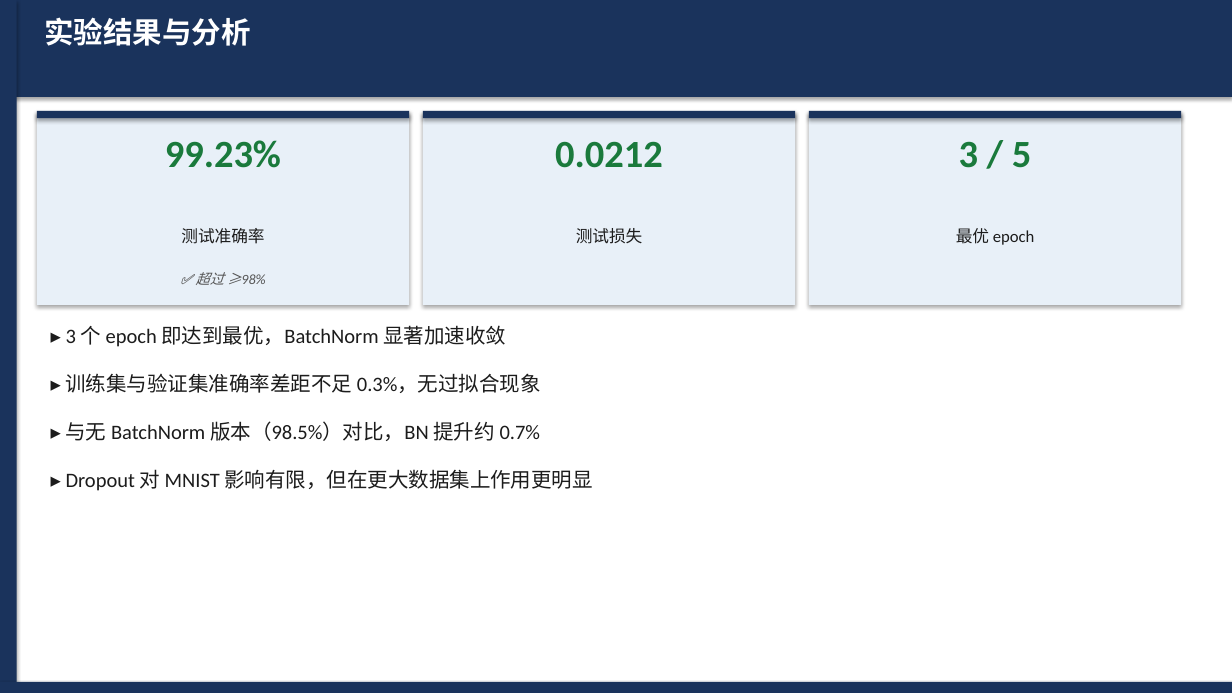
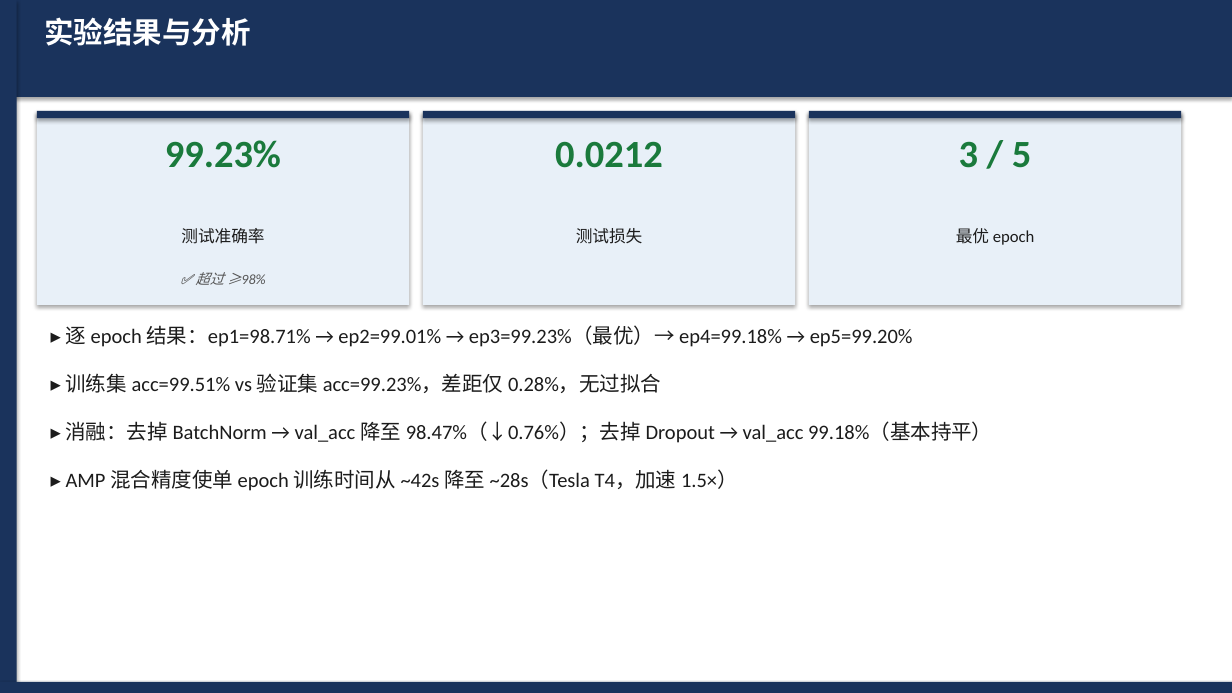
Before and after one commit to WevYang/deep_learning_task, a slide deck: slide 8 of reports/exp1_cnn_mnist.pptx. Drawn at 1232x693 pixels with LibreOffice and Linux fonts; fonts in the diff are those of the drawing. Boxes give left, top, right and bottom in pixels: in the first picture for what was removed or moved away, otherwise in the second. Text is boxed around its words. In the diff, an @@ line names an element or a change of style, - is before the commit and + after.

```diff
--- a/reports/exp1_cnn_mnist.pptx
+++ b/reports/exp1_cnn_mnist.pptx
@@ text at box(66, 325, 913, 347): text changed @@
-▸ 3 个 epoch 即达到最优，BatchNorm 显著加速收敛
+▸ 逐 epoch 结果：ep1=98.71% → ep2=99.01% → ep3=99.23%（最优）→ ep4=99.18% → ep5=99.20%
@@ text at box(66, 374, 661, 393): text changed @@
-▸ 训练集与验证集准确率差距不足 0.3%，无过拟合现象
+▸ 训练集 acc=99.51% vs 验证集 acc=99.23%，差距仅 0.28%，无过拟合
@@ text at box(66, 421, 992, 443): text changed @@
-▸ 与无 BatchNorm 版本（98.5%）对比，BN 提升约 0.7%
+▸ 消融：去掉 BatchNorm → val_acc 降至 98.47%（↓0.76%）；去掉 Dropout → val_acc 99.18%（基本持平）
@@ text at box(66, 469, 738, 491): text changed @@
-▸ Dropout 对 MNIST 影响有限，但在更大数据集上作用更明显
+▸ AMP 混合精度使单 epoch 训练时间从 ~42s 降至 ~28s（Tesla T4，加速 1.5×）
```
Also in this commit, not shown: 1 other slide changed, 4 other files.
